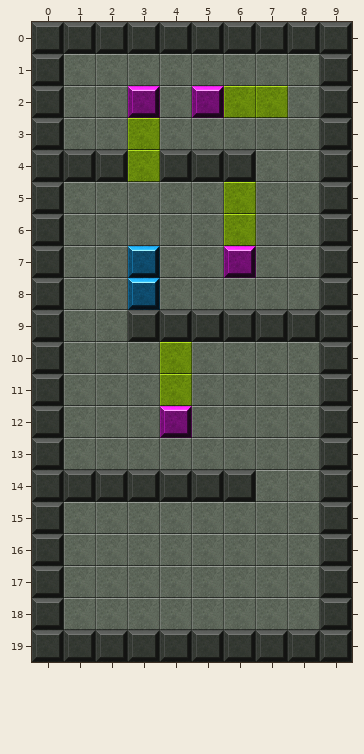
An edit to a level. Tiled map, client/public/assets/tutorial.tmx. The first picture shows the starting point.
Cells are 32x32 px. Shown: x 0..9, y 0..19.
And afterwards:
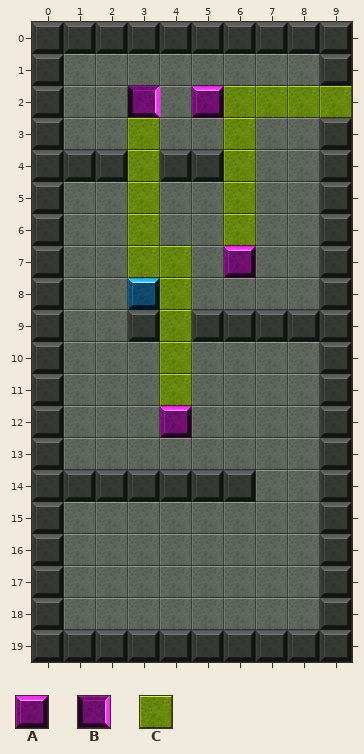
Key: from "tilesBackground": A 47, B 47 turned 90, C 70.
_ is an empty cell.
The commit says: added lighting up tiles
The edit:
Layer "guardLayer":
Tile A becomes tile B in row 2 at x 3.
Layer "lightLayer":
The author put tile C in row 2 at x 8 to 9; in rows 3 to 4 at x 6; in rows 5 to 6 at x 3; in row 7 at x 3 to 4; in rows 8 to 9 at x 4.
